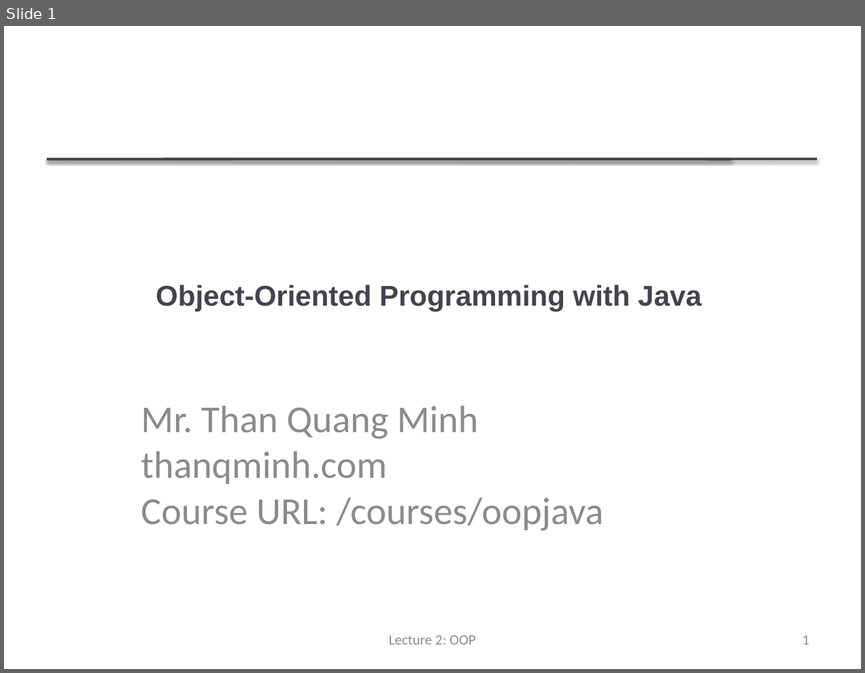
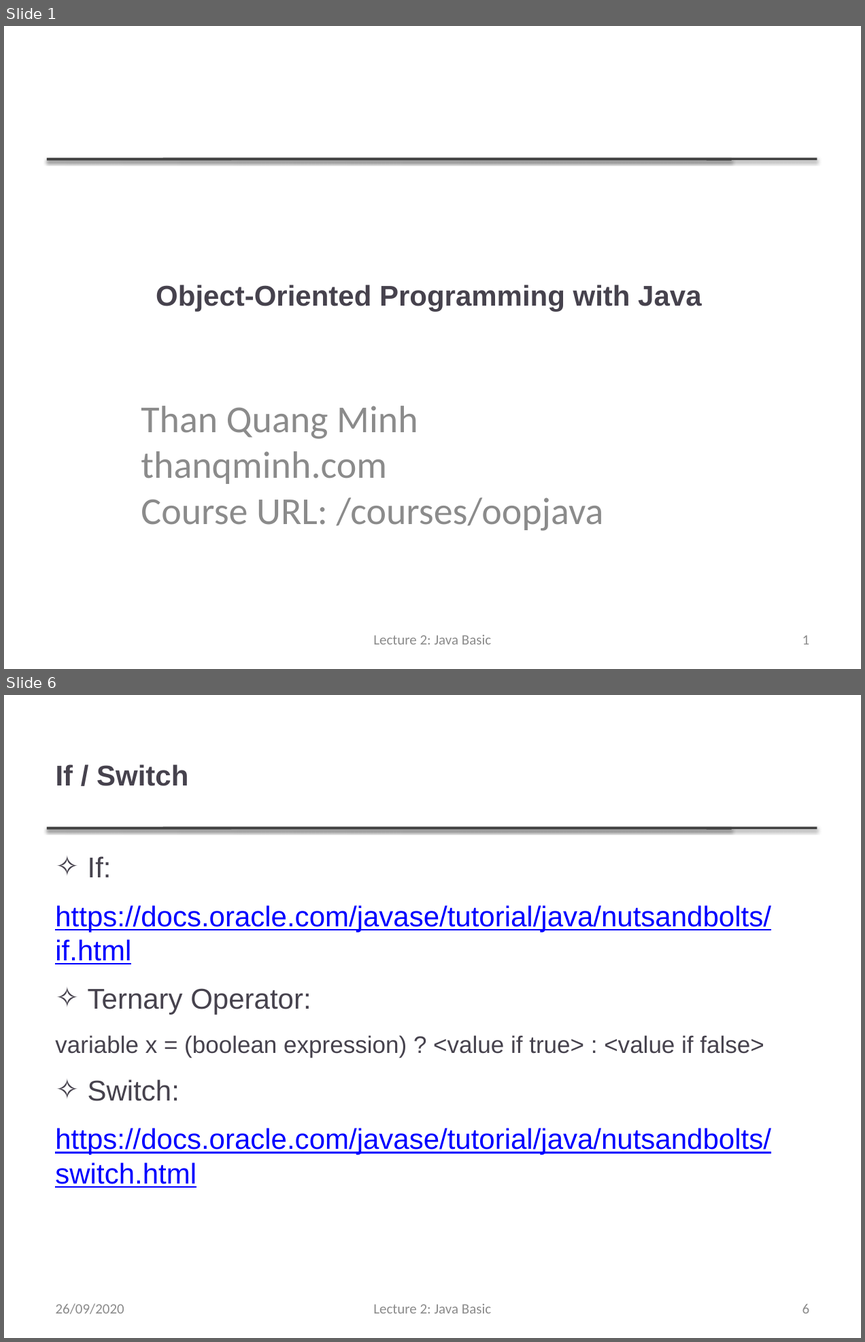
Before and after one commit to thanqminh/thanqminh.github.io, a slide deck: courses/oopjava/lecture2.pptx. Shown one above the other, each under a label of ours: slide 1 before the commit, slides 1 and 6 after it; the slides between them are not shown. The pictures are 865x673 and 865x1342 pixels, drawn with LibreOffice and Linux fonts; fonts in the diff are those of the drawing. Boxes give left, top, right and bottom in pixels: in the first picture for what was removed or moved away, otherwise in the second. Text is boxed around its words. In the diff, an @@ line names an element or a change of style, - is before the commit and + after.

```diff
--- a/courses/oopjava/lecture2.pptx
+++ b/courses/oopjava/lecture2.pptx
@@ slide 6 added at (x1=4, y1=695, x2=861, y2=1338), background #FFFFFF; not listed: 2 template elements that a slide beside it also shows @@
@@ title added at (x1=56, y1=764, x2=188, y2=786), 24 pt, text #46424D, bold @@
+If / Switch
@@ text added at (x1=55, y1=856, x2=770, y2=1187), 24 pt, text #0000FF, underline @@
+✧ If:
+https://docs.oracle.com/javase/tutorial/java/nutsandbolts/if.html
+✧ Ternary Operator:
+variable x = (boolean expression) ? <value if true> : <value if false>
+✧ Switch:
+https://docs.oracle.com/javase/tutorial/java/nutsandbolts/switch.html
@@ text added at (x1=56, y1=1303, x2=124, y2=1314), 12 pt, text #8C8C8C @@
+26/09/2020
@@ text added at (x1=373, y1=1304, x2=491, y2=1313), 12 pt, text #8C8C8C @@
+Lecture 2: Java Basic
@@ page number added at (x1=802, y1=1304, x2=810, y2=1313), 12 pt, text #8C8C8C @@
+6
@@ slide 1 changed as well @@
@@ subtitle at (x1=141, y1=405, x2=418, y2=439): text changed @@
-Mr. Than Quang Minh
+Than Quang Minh
@@ text at (x1=373, y1=635, x2=491, y2=644): text changed @@
-Lecture 2: OOP
+Lecture 2: Java Basic
```
Also in this commit, not shown: 1 other slide changed, 6 other slides added, 12 slides removed, 6 other files.
